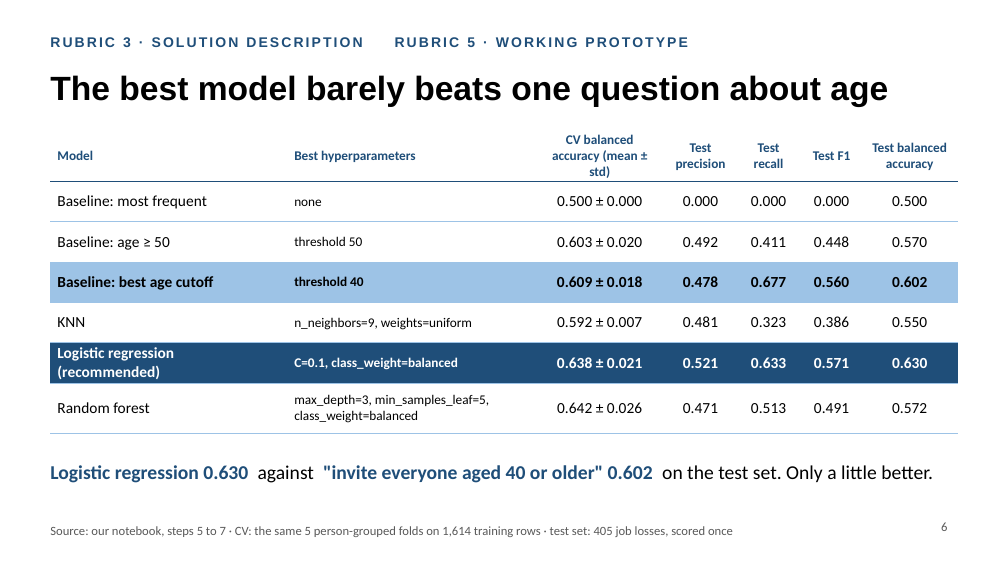
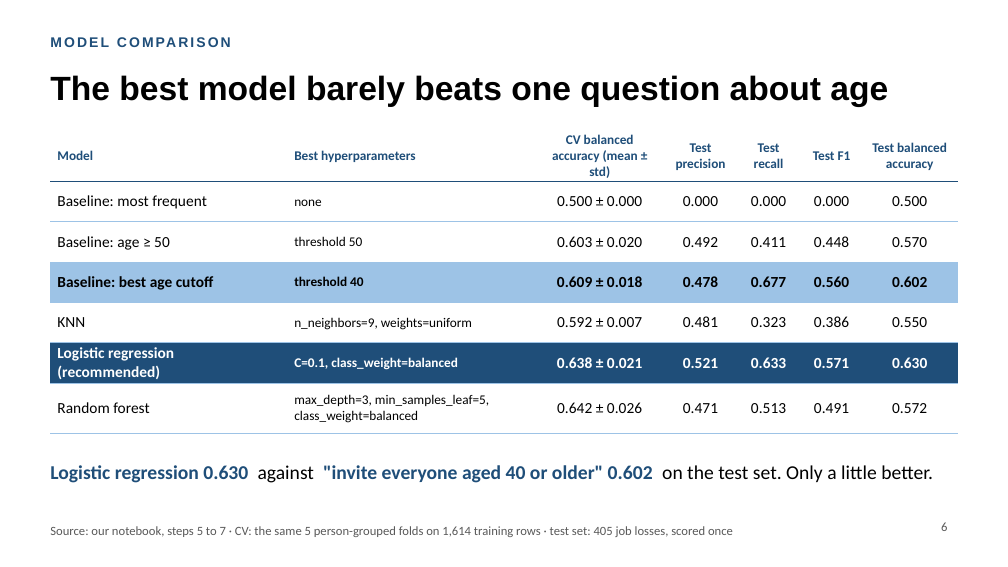
Before and after one commit to lucasjansze/Hackathon_5, a slide deck: slide 6 of presentation/Who_needs_early_help.pptx. Drawn at 1008x567 pixels with LibreOffice and Linux fonts; fonts in the diff are those of the drawing. Boxes give left, top, right and bottom in pixels: in the first picture for what was removed or moved away, otherwise in the second. Text is boxed around its words. In the diff, an @@ line names an element or a change of style, - is before the commit and + after.

```diff
--- a/presentation/Who_needs_early_help.pptx
+++ b/presentation/Who_needs_early_help.pptx
@@ text at box(198, 75, 297, 101): text changed @@
-RUBRIC 3 · SOLUTION DESCRIPTION RUBRIC 5 · WORKING PROTOTYPE
+MODEL COMPARISON
```
Also in this commit, not shown: 9 other slides changed, 1 other file.
